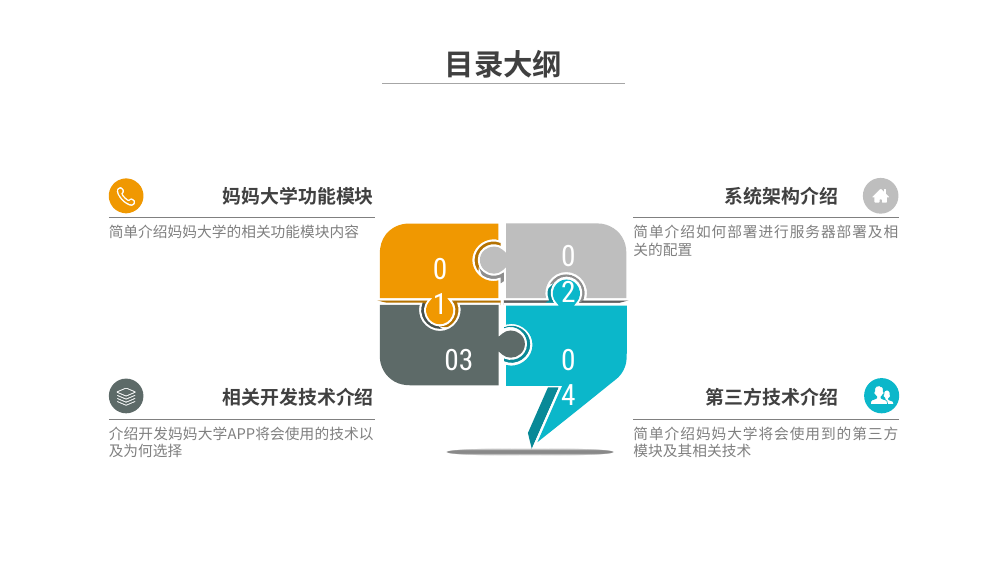
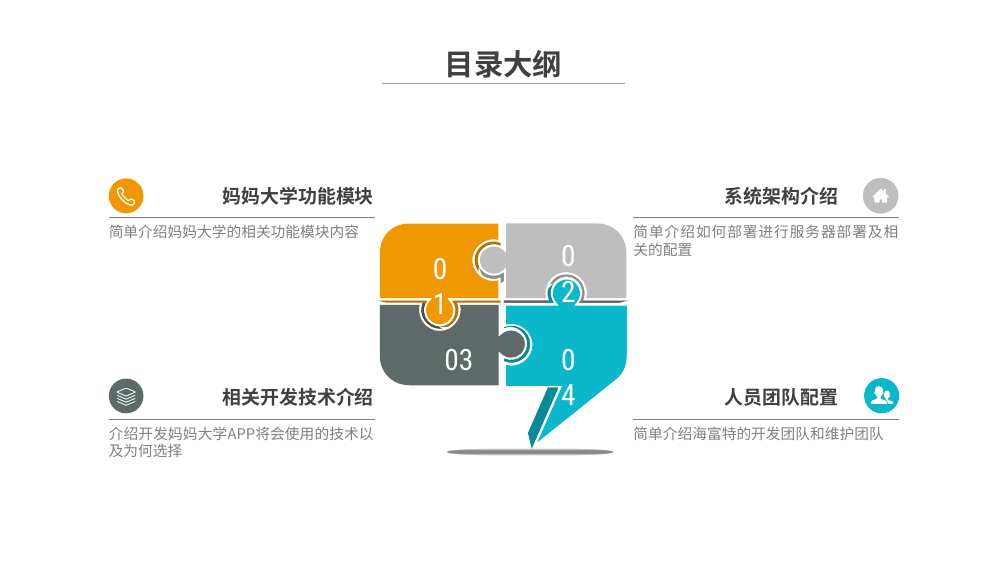
Before and after one commit to alucard263096/mamaudoc, a slide deck: slide 2 of 妈妈大学 技术方案.pptx. Drawn at 1008x567 pixels with LibreOffice and Linux fonts; fonts in the diff are those of the drawing; background and template pictures are left out. Boxes give left, top, right and bottom in pixels: in the first picture for what was removed or moved away, otherwise in the second. Text is boxed around its words. In the diff, an @@ line names an element or a change of style, - is before the commit and + after.

```diff
--- a/妈妈大学 技术方案.pptx
+++ b/妈妈大学 技术方案.pptx
@@ text at (725,388,838,406): text changed @@
-第三方技术介绍
+人员团队配置
@@ text at (633,427,883,440): text changed @@
-简单介绍妈妈大学将会使用到的第三方模块及其相关技术
+简单介绍海富特的开发团队和维护团队
```
Also in this commit, not shown: 6 other slides changed, 4 slides added.
